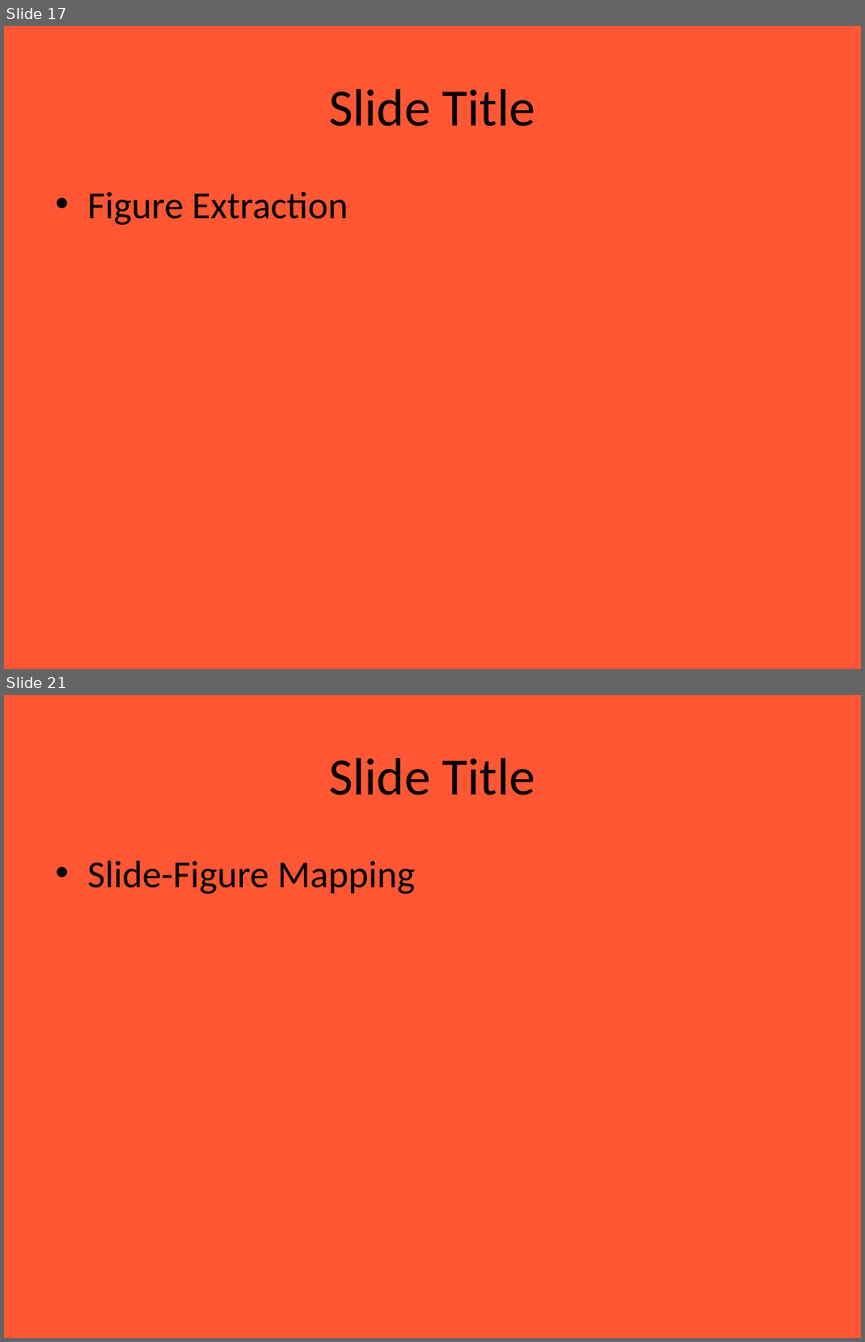
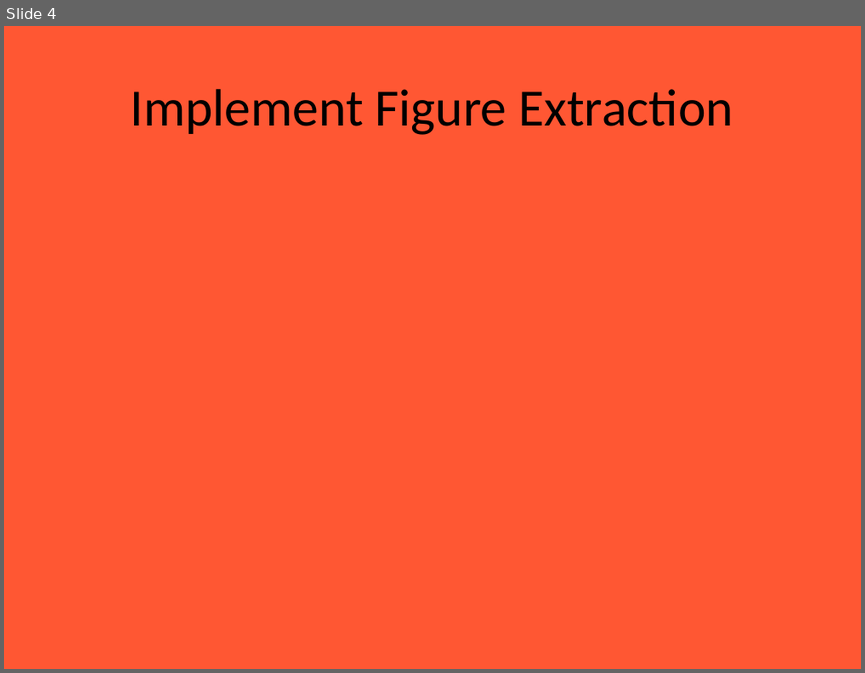
Before and after one commit to Chanyen20/slideCraft, a slide deck: server/uploads/SmartSlideGen.pptx. Shown one above the other, each under a label of ours: slides 17 and 21 before the commit, slide 4 after it; the slides between them are not shown. The pictures are 865x1342 and 865x673 pixels, drawn with LibreOffice and Linux fonts; fonts in the diff are those of the drawing. Boxes give left, top, right and bottom in pixels: in the first picture for what was removed or moved away, otherwise in the second. Text is boxed around its words. In the diff, an @@ line names an element or a change of style, - is before the commit and + after.

```diff
--- a/server/uploads/SmartSlideGen.pptx
+++ b/server/uploads/SmartSlideGen.pptx
@@ slide 21 removed at box(4, 695, 861, 1338), background #FF5733 @@
@@ title removed at box(329, 758, 535, 795) @@
-Slide Title
@@ text removed at box(87, 861, 415, 894) @@
-• Slide-Figure Mapping
@@ what was slide 17 is now slide 4 @@
@@ slide 4 changed as well @@
@@ title at box(131, 89, 732, 135): text changed @@
-Slide Title
+Implement Figure Extraction
@@ text removed at box(87, 192, 348, 225) @@
-• Figure Extraction
```
Also in this commit, not shown: 1 other slide changed, 4 slides added, 39 other slides removed, 2 other files.
